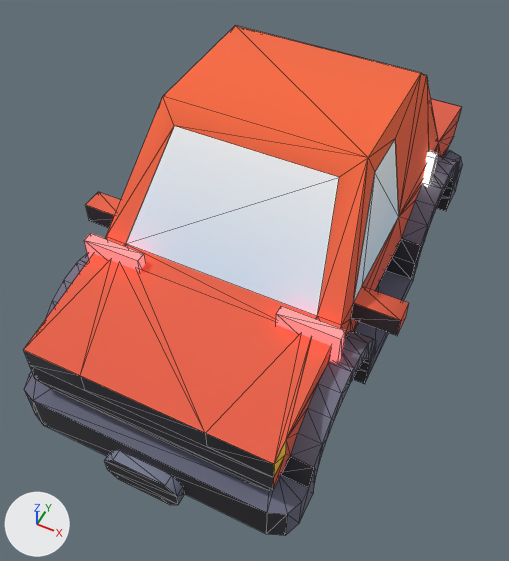
An edit to the glTF model public/models/derby/car.glb, drawn before and after from the same camera.
The view is the same before and after, from a 50 mm lens placed at (3.03, -6.72, 8.6), pointed at (-0.02, -0.63, 0.98). Every picture has the same lights, and +X, +Y and +Z are marked at lower left. The older version comes first. Mesh edges are drawn as thin lines. Where no turn or scale is listed for an object, it has been applied to the vertices.

Names of what the first picture shows: 'body', 'headlight_r', 'hood', 'taillight_l', 'taillight_r', 'trunk'.
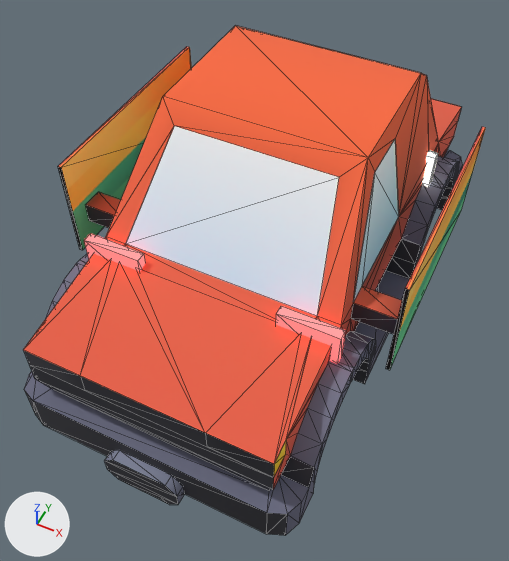
Commit message: Fix Kenney GLB load: accept multi-primitive groups + reliable door overlays

Pixel boxes [x1, y1, x2, y2] of what changed, in the pictures (509 x 561 px):
'door_l', now drawn (orange)
    after: [58, 47, 191, 250]
'door_r', now drawn
    after: [386, 126, 486, 370]
'headlight_r', reshaped
    both: [422, 151, 438, 187]

Patch to the scene script:
```diff
--- a/public/models/derby/car.glb.py
+++ b/public/models/derby/car.glb.py
@@ me_cube_001_1 @@
+me_cube_001_1.from_pydata(...)  # a box spanning x -0.02..0.02, y -1.61..1.61, z -0.74..0.74
+me_cube_001_1.materials.append(mat_colormap)  # picture img_colormap
@@ me_cube_1 @@
+me_cube_1 = me_cube_001_1.copy(); me_cube_1.name = 'Cube'
@@ ob_door_l @@
-ob_door_l = bpy.data.objects.new('door_l', None)
+ob_door_l = bpy.data.objects.new('door_l', me_cube_1)
 ob_door_l.parent = ob_derbyvehicle_sedan
-ob_door_l.location = (0.0, 0.025, 0.15)
+ob_door_l.location = (-2.275, 0.025, 2.197)
@@ ob_door_r @@
-ob_door_r = bpy.data.objects.new('door_r', None)
+ob_door_r = bpy.data.objects.new('door_r', me_cube_001_1)
 ob_door_r.parent = ob_derbyvehicle_sedan
-ob_door_r.location = (0.0, 0.025, 0.15)
+ob_door_r.location = (2.275, 0.025, 2.197)
@@ ob_headlight_r @@
-ob_headlight_r = bpy.data.objects.new('headlight_r', me_cube_001)
+ob_headlight_r = bpy.data.objects.new('headlight_r', me_cube_003)
 ob_headlight_r.parent = ob_derbyvehicle_sedan
```
